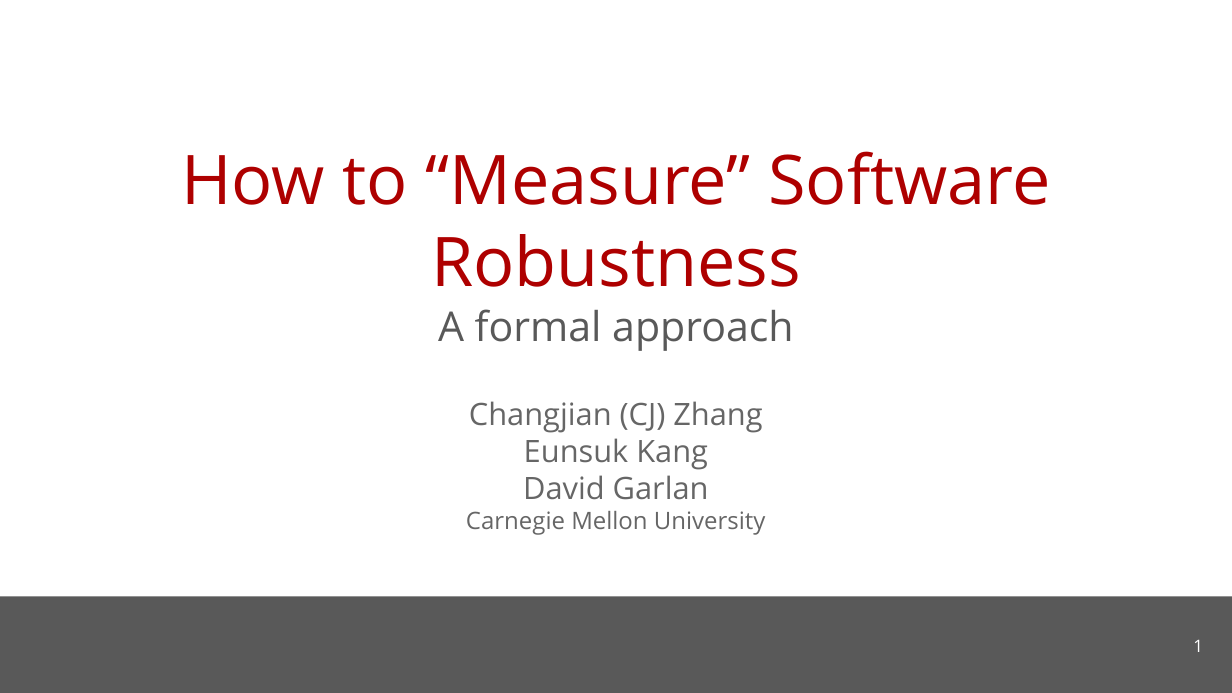
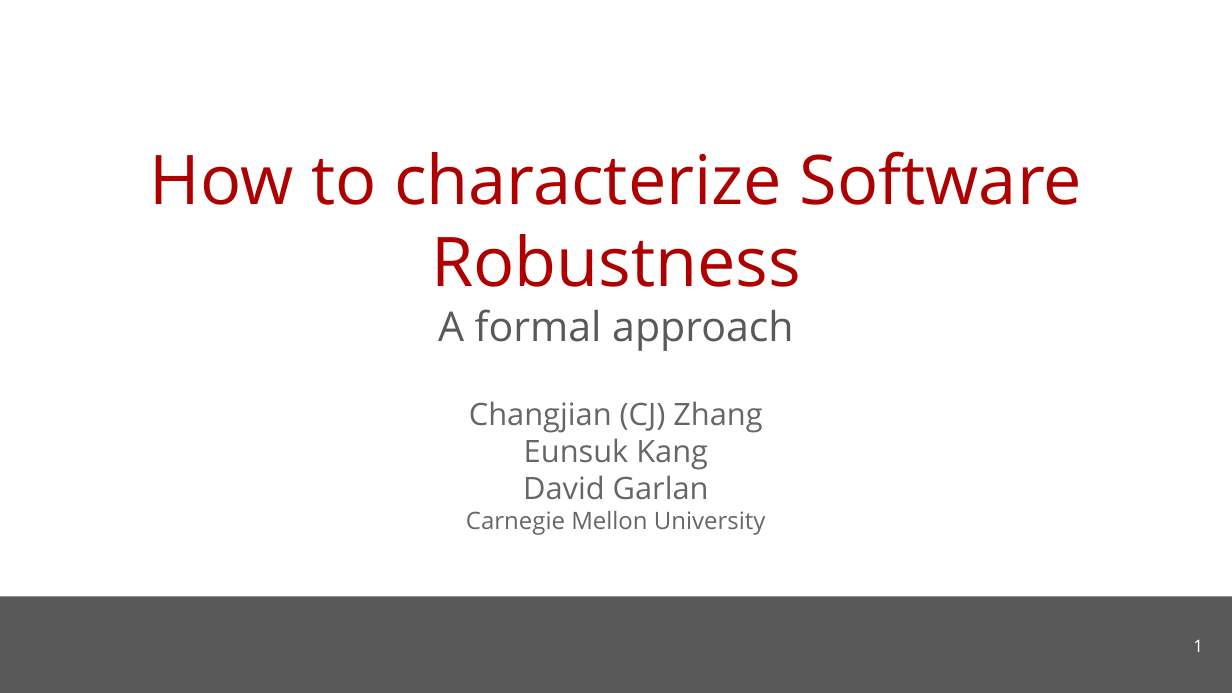
Before and after one commit to cmu-soda/Robustness, a slide deck: slide 1 of Robustness.pptx. Drawn at 1232x693 pixels with LibreOffice and Linux fonts; fonts in the diff are those of the drawing; background and template pictures are left out. Boxes give left, top, right and bottom in pixels: in the first picture for what was removed or moved away, otherwise in the second. Text is boxed around its words. In the diff, an @@ line names an element or a change of style, - is before the commit and + after.

```diff
--- a/Robustness.pptx
+++ b/Robustness.pptx
@@ title at (150,151,1082,287): text changed @@
-How to “Measure” Software Robustness
+How to characterize Software Robustness
```
Also in this commit, not shown: 3 other slides changed, 4 slides added, 3 slides removed, 1 other file.
